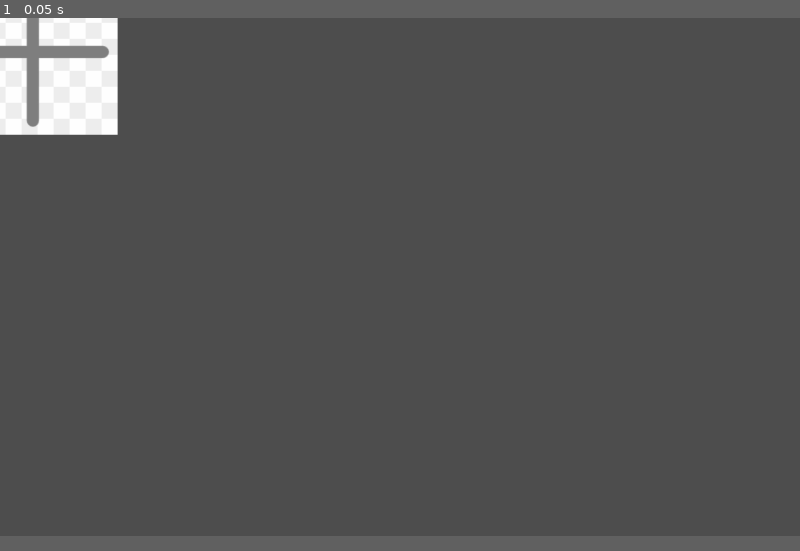
Above: before the commit, frame 1.
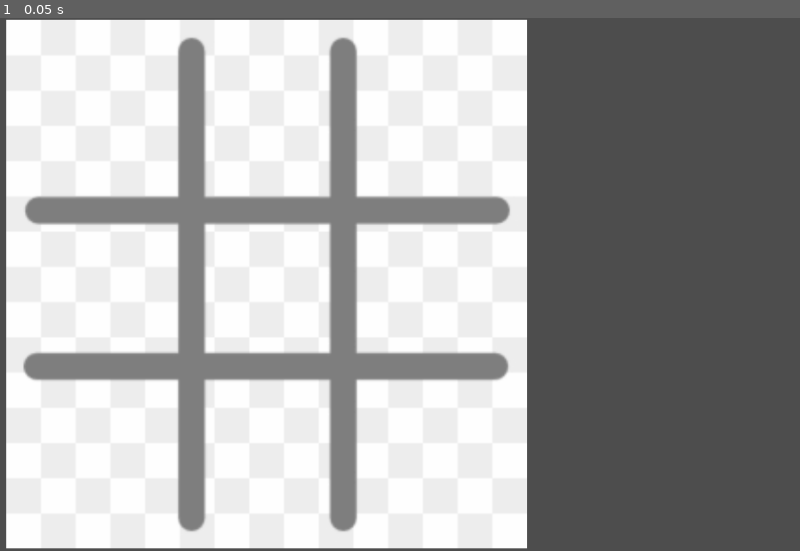
Above: after the commit, the same moment.

Repository: kerryhalipad-bot/TIC-TAC-BOOM
Game: Godot game, scene res://main.tscn
Two runs of this game, one before a commit and one after it. Both use one fixed random seed, a clock stepped at 60 frames per second and the inputs below. The project has no main scene, so this scene is started directly.
Inputs:
- Up to frame 1 (0.05 s): no input
In our replay, the window is 800x518 before the commit and 800x533 after it. These sizes can differ from the game's own. Grey fills any space a smaller window leaves; there, only what the larger window draws over its background counts as a difference.

The runs differ from the first frame. In frame 1, 63% of the frame differs, in the area x 0-66%, y 0-100%.
Error before the commit: Parse Error: Unexpected identifier "fyufy" in class body. (res://main.gd:2)

Commit message:
Started My Game
imported recommended assets, set up Game Board and Markers, Set mouse clicks (made sure clicks are detected only in the grid and not out of the grid).

Diff:
--- /dev/null
+++ b/board.gd
@@ -0,0 +1,11 @@
+extends Sprite2D
+
+
+# Called when the node enters the scene tree for the first time.
+func _ready() -> void:
+	pass # Replace with function body.
+
+
+# Called every frame. 'delta' is the elapsed time since the previous frame.
+func _process(delta: float) -> void:
+	pass
--- a/main.gd
+++ b/main.gd
@@ -1,12 +1,20 @@
 extends Node
-fyufy yyiooiup
+
+var board_size: int
 
 # Called when the node enters the scene tree for the first time.
-func _ready() -> void:
-	pass # Replace with function body.
+func _ready():
+	board_size = $Board.texture.get_width()
+	print(board_size)
+
 
 
 # Called every frame. 'delta' is the elapsed time since the previous frame.
-func _process(delta: float) -> void:
-	print_tree()
+func _process(delta):
 	pass
+
+func _input(event):
+	if event is InputEventMouseButton:
+		if event.button_index == MOUSE_BUTTON_LEFT and event.pressed:
+			if event.position.x <board_size:
+				print(event.position)
--- a/main.tscn
+++ b/main.tscn
@@ -2,8 +2,12 @@
 
 [ext_resource type="Script" uid="uid://cxv8yuyipw3g" path="res://main.gd" id="1_0xm2m"]
 [ext_resource type="PackedScene" uid="uid://bgil6xushvl12" path="res://board.tscn" id="2_h2yge"]
+[ext_resource type="Script" uid="uid://dgyixpgd6vrnc" path="res://board.gd" id="3_h2yge"]
 
 [node name="Main" type="Node" unique_id=840976881]
 script = ExtResource("1_0xm2m")
 
 [node name="Board" parent="." unique_id=1012123366 instance=ExtResource("2_h2yge")]
+position = Vector2(300, 300)
+scale = Vector2(1.9533333, 1.9833332)
+script = ExtResource("3_h2yge")
--- a/project.godot
+++ b/project.godot
@@ -16,7 +16,8 @@
 
 [display]
 
-window/size/viewport_width=1000
+window/size/viewport_width=900
+window/size/viewport_height=600
 
 [editor_plugins]
 
Not shown, added: board.gd.uid
